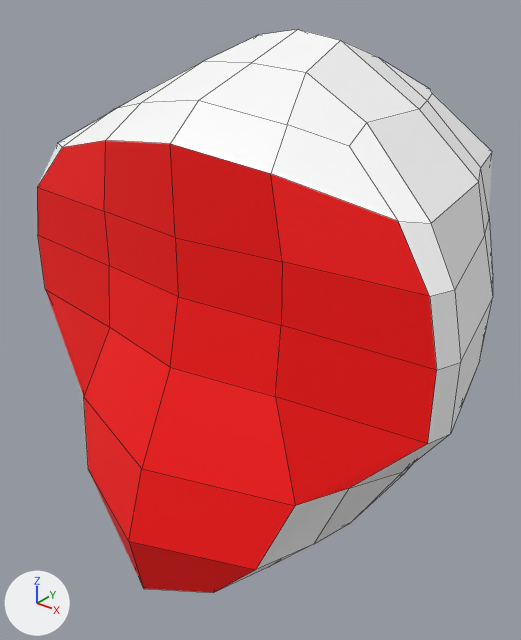
The FBX model Terracota/Assets/Modelos/Estatua/Orangután.fbx as it was, and as the next commit left it.
Both versions are drawn from a camera (50 mm lens) standing at (0.36, -0.498, 0.492) and looking at (-0.002, -0.045, 0.211). The lights are fixed; the arrows at lower left show +X, +Y and +Z. Mesh edges are drawn as thin lines.

Names of what the first picture shows: 'Orangután'.
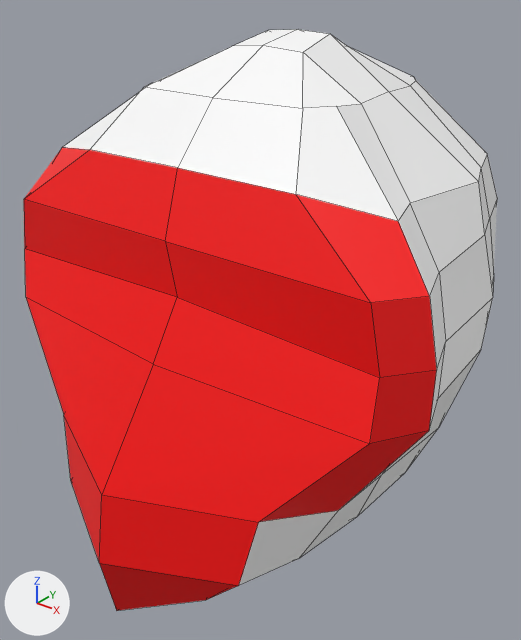
Boxes (x1, y1, x2, y2) around the edits, measured in the pictures (521 x 640 px; the box of a moved part takes in the faces that stretch with it):
'Orangután', reshaped, shading changed: before (37, 29, 493, 593); after (24, 29, 497, 611)
part 1 of me_orangután, moved or reshaped: before (37, 29, 493, 593); after (24, 29, 497, 611)

What changed in the scene script:
```text
Change me_orangután:
    used by ob_orangután; location = (0.0, 0.0, 0.0)
    remove me_orangután.from_pydata(...)  # 158 vertices, 156 faces; spans x -0.21..0.21, y -0.217..0.177, z 0.0..0.45
    add me_orangután.from_pydata(...)  # 158 vertices, 156 faces; spans x -0.203..0.203, y -0.247..0.177, z 0.0..0.45
    me_orangután part 1: 105 of 158 vertices moved; they spanned x -0.21..0.21, y -0.217..0.167, z 0.0..0.444 and now span x -0.203..0.203, y -0.247..0.167, z 0.0..0.448; mean shift (0.0, -0.002, 0.0); largest move (-0.09, -0.143, 0.215) -> (-0.18, -0.163, 0.225)
    me_orangután part 2: its shading normals changed
```
